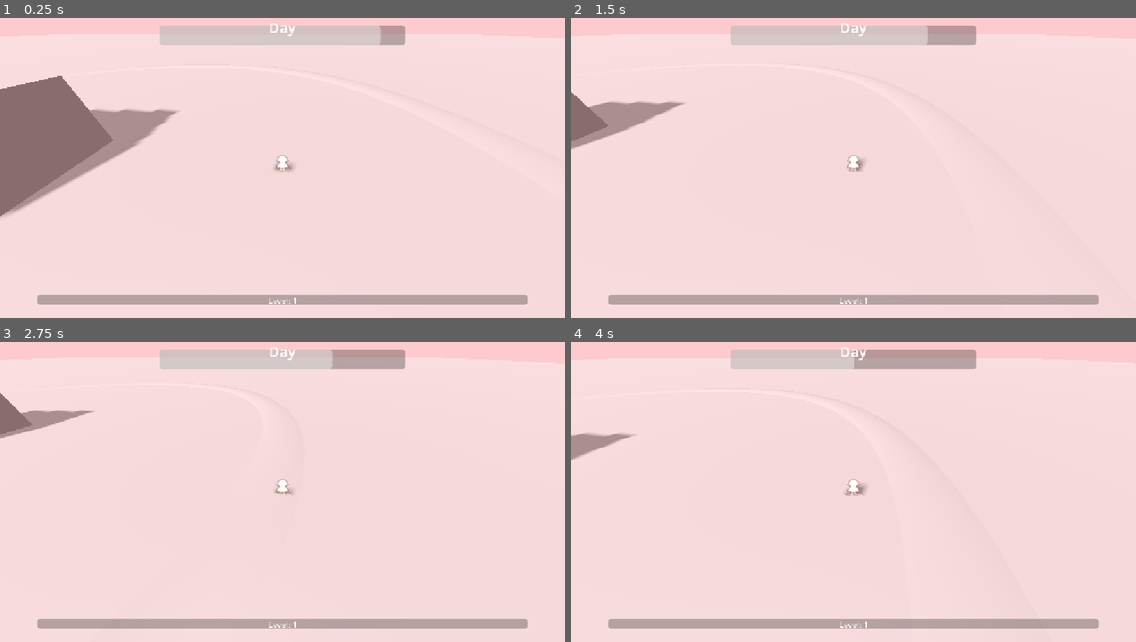
Above: before the commit, frames 1-4 (two rows, left to right).
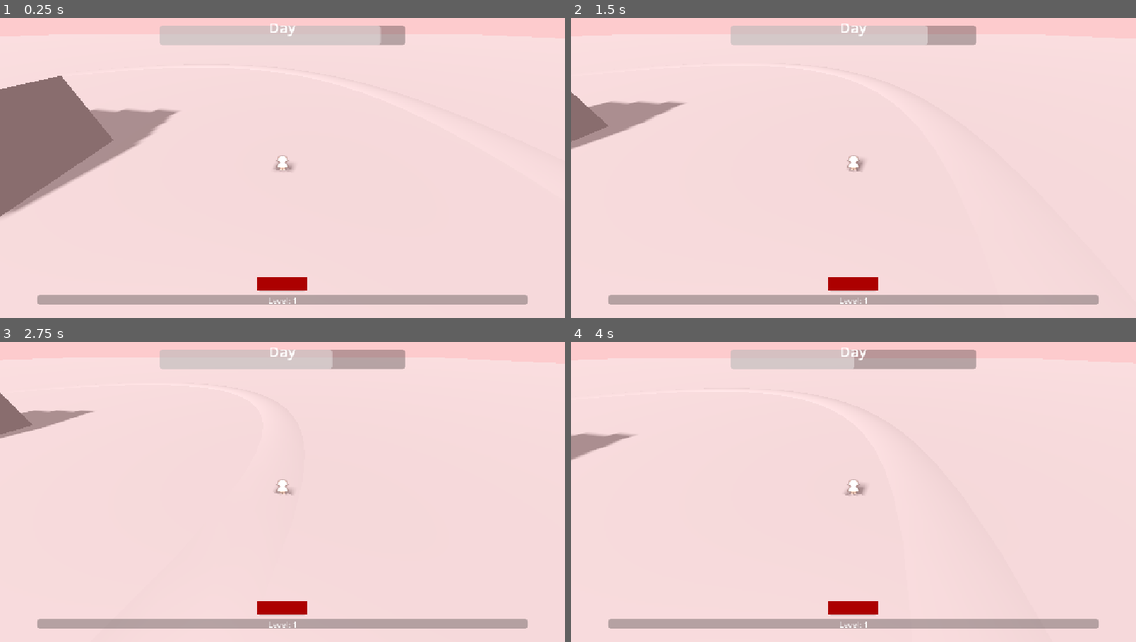
Above: after the commit, the same moments.

Repository: snikkers00/Werewolf-Survivor-Game-Off-Jam-26
Game: Godot game, scene res://world/main_world.tscn
Two runs of this game, one before a commit and one after it. Both use one fixed random seed, a clock stepped at 60 frames per second and the inputs below.
Inputs:
- Up to frame 1 (0.25 s): no input
- Up to frame 2 (1.5 s): tap Enter at 0.5 s; hold D (move_right) 0.53-1.28 s; hold S (move_down) from 1.28 s (still down)
- Up to frame 3 (2.75 s): release S (move_down) at 2.03 s; hold D (move_right) from 2.03 s (still down)
- Up to frame 4 (4 s): release D (move_right) at 2.78 s; hold W (move_up) 2.78-3.53 s; hold A (move_left) from 3.53 s (still down)

The runs differ from the first frame. In frame 1, 0.4% of the frame differs, in the area x 45-55%, y 86-92%; in frame 2, 0.4%; in frame 3, 0.4%; in frame 4, 0.4%.

Commit message:
Add player damage and enemy knockback
Add player and enemy hurtboxes, apply damage on contact, and smooth enemy knockback. Show player health and a death screen with restart and quit actions.

Diff:
--- a/entities/enemies/enemy_body.gd
+++ b/entities/enemies/enemy_body.gd
@@ -8,6 +8,8 @@
 @export var enemy_xp_value : int
 @onready var health_comp = $Health
 
+var knockback_velocity : Vector3 = Vector3.ZERO
+
 func _ready():
 	health_comp.death.connect(die)
 	health_bar.max_value = health_comp.health
@@ -17,9 +19,12 @@
 	var player_postion : Vector3 = get_tree().get_first_node_in_group("Player").global_position
 	if player_postion != null:
 		var dir_to_player = global_position.direction_to(player_postion).normalized()
-		velocity.x = dir_to_player.x * SPEED
-		velocity.z = dir_to_player.z * SPEED
+		velocity.x = dir_to_player.x * SPEED + knockback_velocity.x
+		velocity.z = dir_to_player.z * SPEED + knockback_velocity.z
 		move_and_slide()
+		knockback_velocity = knockback_velocity.move_toward(Vector3.ZERO, 20 * _delta)
+
+
 	elif player_postion == null:
 		print("player position invalid")
 
@@ -39,5 +44,5 @@
 	health_comp.damage(area.damage)
 	health_bar.value -= area.damage
 	var player_postion : Vector3 = get_tree().get_first_node_in_group("Player").global_position
-	var knockback = global_position.direction_to(player_postion) * -1
-	velocity = velocity + knockback
+	knockback_velocity = (global_position.direction_to(player_postion) * -1) * 8
+	knockback_velocity.y = 0
--- a/entities/enemies/enemy_body.tscn
+++ b/entities/enemies/enemy_body.tscn
@@ -3,6 +3,7 @@
 [ext_resource type="Script" uid="uid://dhbuvx6eiimey" path="res://entities/enemies/enemy_body.gd" id="1_ajstd"]
 [ext_resource type="Texture2D" uid="uid://22tpa8o2w5h8" path="res://entities/player/sprites/16x32 Walk-Sheet.png" id="1_iqk4o"]
 [ext_resource type="Script" uid="uid://dmmwsrob8v0es" path="res://entities/health.gd" id="3_mykbo"]
+[ext_resource type="Script" uid="uid://cok7ciycaoeiq" path="res://entities/enemies/enemy_hurtbox.gd" id="4_ibyd1"]
 
 [sub_resource type="AtlasTexture" id="AtlasTexture_mlbij"]
 atlas = ExtResource("1_iqk4o")
@@ -187,9 +188,10 @@
 health = 2
 metadata/_custom_type_script = "uid://dmmwsrob8v0es"
 
-[node name="EnemyHurtbox" type="Area3D" parent="." unique_id=1592162980]
-collision_layer = 256
-collision_mask = 16
+[node name="EnemyHurtbox" type="Area3D" parent="." unique_id=1592162980 groups=["Attack"]]
+collision_layer = 384
+collision_mask = 528
+script = ExtResource("4_ibyd1")
 
 [node name="EnemyCollisionHurt" type="CollisionShape3D" parent="EnemyHurtbox" unique_id=1111027781]
 transform = Transform3D(1, 0, 0, 0, 1, 0, 0, 0, 1, 0, -0.026428223, 0)
--- /dev/null
+++ b/entities/enemies/enemy_hurtbox.gd
@@ -0,0 +1,3 @@
+extends Area3D
+
+var damage : int = 1
--- /dev/null
+++ b/entities/player/exp.gd
@@ -0,0 +1 @@
+class_name EXP extends Node
--- /dev/null
+++ b/entities/player/hurt_box.gd
@@ -0,0 +1,4 @@
+extends Area3D
+
+
+var damage : int = 0
--- a/entities/player/player_character.gd
+++ b/entities/player/player_character.gd
@@ -4,6 +4,8 @@
 @onready var player_sprite : AnimatedSprite3D = %PlayerSprite
 @onready var exp_bar : ProgressBar = %ExpBar
 @onready var level_label : Label = %LevelLabel
+@onready var health_bar : ProgressBar = %PlayerHealthBar
+@onready var death_screen : Panel = %DeathPanel
 
 var level : int = 1
 var current_exp : int
@@ -15,7 +17,9 @@
 
 func _ready():
 	exp_to_next_level = exp_to_level1
+	health_bar.max_value = health.health
 	update_exp_ui()
+	update_health_ui()
 
 	health.death.connect(_on_death)
 	EventsBus.phase_changed.connect(shapeshift)
@@ -39,8 +43,12 @@
 
 	move_and_slide()
 
+
+
 func _on_death():
-	queue_free()
+	print("Player has died")
+	get_tree().paused = true
+	death_screen.visible = true
 
 func shapeshift(is_night):
 	if is_night == true:
@@ -66,3 +74,12 @@
 	exp_bar.value = current_exp
 	exp_bar.max_value = exp_to_next_level
 	level_label.text = "Level: " + str(level)
+
+
+func _on_hurt_box_area_entered(area: Area3D) -> void:
+	if area.is_in_group("Attack"):
+		health.damage(area.damage)
+		update_health_ui()
+
+func update_health_ui():
+	health_bar.value = health.health
--- a/entities/player/player_character.tscn
+++ b/entities/player/player_character.tscn
@@ -3,6 +3,7 @@
 [ext_resource type="Script" uid="uid://b581qiyy2dqp8" path="res://entities/player/player_character.gd" id="1_b5xsv"]
 [ext_resource type="Texture2D" uid="uid://22tpa8o2w5h8" path="res://entities/player/sprites/16x32 Walk-Sheet.png" id="1_rypbc"]
 [ext_resource type="Script" uid="uid://dmmwsrob8v0es" path="res://entities/health.gd" id="3_gnhdx"]
+[ext_resource type="Script" uid="uid://bl8fhbe1weah6" path="res://entities/player/hurt_box.gd" id="3_wepyd"]
 [ext_resource type="Script" uid="uid://c6g5u3i4t7f8q" path="res://entities/player/attack_manager.gd" id="4_wepyd"]
 [ext_resource type="PackedScene" uid="uid://dmy6pbvxwb63r" path="res://entities/player/attacks/attack.tscn" id="5_5nbuu"]
 
@@ -189,6 +190,9 @@
 
 [node name="HurtBox" type="Area3D" parent="." unique_id=133662672]
 transform = Transform3D(1, 0, 0, 0, 1, 0, 0, 0, 1, 0, 0.00061737, 0)
+collision_layer = 512
+collision_mask = 128
+script = ExtResource("3_wepyd")
 
 [node name="PlayerHurt" type="CollisionShape3D" parent="HurtBox" unique_id=446851708]
 transform = Transform3D(1, 0, 0, 0, 1, 0, 0, 0, 1, 0, 0.1392107, 0)
@@ -200,7 +204,6 @@
 
 [node name="Health" type="Node" parent="." unique_id=893059753]
 script = ExtResource("3_gnhdx")
-health = 50
 metadata/_custom_type_script = "uid://dmmwsrob8v0es"
 
 [node name="AttackManager" type="Node3D" parent="." unique_id=405674200]
@@ -209,3 +212,20 @@
 [node name="Attack" parent="AttackManager" unique_id=1363159713 instance=ExtResource("5_5nbuu")]
 attack_name = "Slash"
 cooldown = 2.0
+
+[node name="SubViewport" type="SubViewport" parent="." unique_id=106984546]
+disable_3d = true
+transparent_bg = true
+size = Vector2i(100, 100)
+
+[node name="SubViewport2" type="SubViewport" parent="." unique_id=152789901]
+
+[node name="HealthBar" type="ProgressBar" parent="SubViewport2" unique_id=497389136]
+unique_name_in_owner = true
+offset_right = 100.0
+offset_bottom = 27.0
+max_value = 50.0
+step = 1.0
+rounded = true
+
+[connection signal="area_entered" from="HurtBox" to="." method="_on_hurt_box_area_entered"]
--- a/project.godot
+++ b/project.godot
@@ -30,6 +30,7 @@
 Player=""
 Enemy=""
 Timer=""
+Attack=""
 
 [input]
 
@@ -75,6 +76,7 @@
 3d_physics/layer_7="AllyHitBox"
 3d_physics/layer_8="EnemyHitBox"
 3d_physics/layer_9="EnemyHurtBox"
+3d_physics/layer_10="AllyHurtBox"
 
 [physics]
 
--- a/world/ui_control.gd
+++ b/ui/ui_control.gd
@@ -17,3 +17,16 @@
 		day_night_label.text = "Night"
 	elif  world_handler.is_night == false:
 		day_night_label.text = "Day"
+
+
+func _on_restart_button_pressed() -> void:
+	get_tree().paused = false
+	get_tree().reload_current_scene()
+
+
+func _on_main_menu_button_pressed() -> void:
+	pass # Replace with function body.
+
+
+func _on_close_game_button_pressed() -> void:
+	get_tree().quit()
--- a/world/main_world.tscn
+++ b/world/main_world.tscn
@@ -2,7 +2,7 @@
 
 [ext_resource type="Script" uid="uid://bv6chpy24lxdo" path="res://world/world_handler.gd" id="1_4pufg"]
 [ext_resource type="PackedScene" uid="uid://duuwtppa4sqgo" path="res://entities/player/player_character.tscn" id="1_6i3v4"]
-[ext_resource type="Script" uid="uid://cp7o6jhs5pvvo" path="res://world/ui_control.gd" id="3_5aanf"]
+[ext_resource type="Script" uid="uid://cp7o6jhs5pvvo" path="res://ui/ui_control.gd" id="3_5aanf"]
 [ext_resource type="Script" uid="uid://dliy31kem058i" path="res://entities/enemies/enemy_spawner.gd" id="3_8qjvd"]
 [ext_resource type="PackedScene" uid="uid://35qpp0350sd3" path="res://entities/enemies/enemy_character.tscn" id="4_rsju0"]
 
@@ -36,6 +36,9 @@
 
 [sub_resource type="LabelSettings" id="LabelSettings_o6l3f"]
 font_size = 30
+
+[sub_resource type="StyleBoxFlat" id="StyleBoxFlat_rsju0"]
+bg_color = Color(0.6745098, 0, 0, 1)
 
 [node name="MainWorld" type="Node3D" unique_id=514236664]
 
@@ -186,7 +189,178 @@
 text = "Level 1"
 horizontal_alignment = 1
 
+[node name="PlayerHealthBar" type="ProgressBar" parent="UILayer/UIControl" unique_id=2125772951]
+unique_name_in_owner = true
+layout_mode = 0
+offset_left = 525.0
+offset_top = 566.0
+offset_right = 625.0
+offset_bottom = 593.0
+theme_override_styles/fill = SubResource("StyleBoxFlat_rsju0")
+max_value = 50.0
+step = 1.0
+rounded = true
+show_percentage = false
+
+[node name="LevelUpLayer" type="CanvasLayer" parent="." unique_id=955211817]
+layer = 25
+
+[node name="UpgradeUI" type="Control" parent="LevelUpLayer" unique_id=1225288488]
+layout_mode = 3
+anchors_preset = 8
+anchor_left = 0.5
+anchor_top = 0.5
+anchor_right = 0.5
+anchor_bottom = 0.5
+offset_left = -20.0
+offset_top = -20.0
+offset_right = 20.0
+offset_bottom = 20.0
+grow_horizontal = 2
+grow_vertical = 2
+
+[node name="Upgrades" type="HBoxContainer" parent="LevelUpLayer/UpgradeUI" unique_id=659958748]
+custom_minimum_size = Vector2(600, 600)
+custom_maximum_size = Vector2(600, 600)
+layout_mode = 1
+anchors_preset = 8
+anchor_left = 0.5
+anchor_top = 0.5
+anchor_right = 0.5
+anchor_bottom = 0.5
+offset_left = -300.0
+offset_top = -300.0
+offset_right = 300.0
+offset_bottom = 300.0
+grow_horizontal = 2
+grow_vertical = 2
+
+[node name="DeathScreen" type="CanvasLayer" parent="." unique_id=329103570]
+unique_name_in_owner = true
+process_mode = 2
+layer = 50
+
+[node name="DeathPanel" type="Panel" parent="DeathScreen" unique_id=1492868869]
+unique_name_in_owner = true
+visible = false
+anchors_preset = 8
+anchor_left = 0.5
+anchor_top = 0.5
+anchor_right = 0.5
+anchor_bottom = 0.5
+offset_left = -400.0
+offset_top = -250.0
+offset_right = 400.0
+offset_bottom = 250.0
+grow_horizontal = 2
+grow_vertical = 2
+
+[node name="DeathLabel" type="Label" parent="DeathScreen/DeathPanel" unique_id=206715062]
+layout_mode = 1
+anchors_preset = 8
+anchor_left = 0.5
+anchor_top = 0.5
+anchor_right = 0.5
+anchor_bottom = 0.5
+offset_left = -43.5
+offset_top = -101.0
+offset_right = 43.5
+offset_bottom = -78.0
+grow_horizontal = 2
+grow_vertical = 2
+text = "You Died! :("
+horizontal_alignment = 1
+
+[node name="HBoxContainer" type="HBoxContainer" parent="DeathScreen/DeathPanel" unique_id=1251077435]
+custom_minimum_size = Vector2(600, 40)
+layout_mode = 0
+offset_left = 90.0
+offset_top = 365.0
+offset_right = 690.0
+offset_bottom = 405.0
+theme_override_constants/separation = 50
+alignment = 1
+
+[node name="RestartButton" type="Button" parent="DeathScreen/DeathPanel/HBoxContainer" unique_id=107545002]
+custom_minimum_size = Vector2(100, 0)
+layout_mode = 2
+text = "Restart?"
+
+[node name="MainMenuButton" type="Button" parent="DeathScreen/DeathPanel/HBoxContainer" unique_id=427750914]
+custom_minimum_size = Vector2(100, 0)
+layout_mode = 2
+text = "Main Menu?"
+
+[node name="CloseGameButton" type="Button" parent="DeathScreen/DeathPanel/HBoxContainer" unique_id=1299562945]
+custom_minimum_size = Vector2(100, 0)
+layout_mode = 2
+text = "Close Game?
+"
+
+[node name="PauseMenu" type="CanvasLayer" parent="." unique_id=351953441]
+process_mode = 2
+layer = 100
+
+[node name="PanelPanel" type="Panel" parent="PauseMenu" unique_id=774016345]
+visible = false
+anchors_preset = 8
+anchor_left = 0.5
+anchor_top = 0.5
+anchor_right = 0.5
+anchor_bottom = 0.5
+offset_left = -400.0
+offset_top = -250.0
+offset_right = 400.0
+offset_bottom = 250.0
+grow_horizontal = 2
+grow_vertical = 2
+
+[node name="PauseLabel" type="Label" parent="PauseMenu/PanelPanel" unique_id=28937220]
+layout_mode = 1
+anchors_preset = 8
+anchor_left = 0.5
+anchor_top = 0.5
+anchor_right = 0.5
+anchor_bottom = 0.5
+offset_left = -43.5
+offset_top = -101.0
+offset_right = 43.5
+offset_bottom = -78.0
+grow_horizontal = 2
+grow_vertical = 2
+text = "You Paused!"
+horizontal_alignment = 1
+
+[node name="HBoxContainer" type="HBoxContainer" parent="PauseMenu/PanelPanel" unique_id=822497810]
+custom_minimum_size = Vector2(600, 40)
+layout_mode = 0
+offset_left = 90.0
+offset_top = 365.0
+offset_right = 690.0
+offset_bottom = 405.0
+theme_override_constants/separation = 50
+alignment = 1
+
+[node name="RestartButton" type="Button" parent="PauseMenu/PanelPanel/HBoxContainer" unique_id=336072960]
+custom_minimum_size = Vector2(100, 0)
+layout_mode = 2
+text = "Restart?"
+
+[node name="MainMenuButton" type="Button" parent="PauseMenu/PanelPanel/HBoxContainer" unique_id=845473692]
+custom_minimum_size = Vector2(100, 0)
+layout_mode = 2
+text = "Main Menu?"
+
+[node name="CloseGameButton" type="Button" parent="PauseMenu/PanelPanel/HBoxContainer" unique_id=1850932769]
+custom_minimum_size = Vector2(100, 0)
+layout_mode = 2
+text = "Close Game?
+"
+
 [connection signal="timeout" from="WorldHandler/Day_NightTimer" to="WorldHandler" method="_on_timer_timeout"]
+[connection signal="pressed" from="DeathScreen/DeathPanel/HBoxContainer/RestartButton" to="UILayer/UIControl" method="_on_restart_button_pressed"]
+[connection signal="pressed" from="DeathScreen/DeathPanel/HBoxContainer/MainMenuButton" to="UILayer/UIControl" method="_on_main_menu_button_pressed"]
+[connection signal="pressed" from="DeathScreen/DeathPanel/HBoxContainer/CloseGameButton" to="UILayer/UIControl" method="_on_close_game_button_pressed"]
 
 [editable path="Entities/PlayerCharacter"]
 [editable path="Entities/PlayerCharacter/AttackManager/Attack"]
Not shown, added: entities/enemies/enemy_hurtbox.gd.uid
Not shown, added: entities/player/exp.gd.uid
Not shown, added: entities/player/hurt_box.gd.uid
Renamed: world/ui_control.gd.uid -> ui/ui_control.gd.uid
Not shown, added: world/main_world.tscn5832897028.tmp
